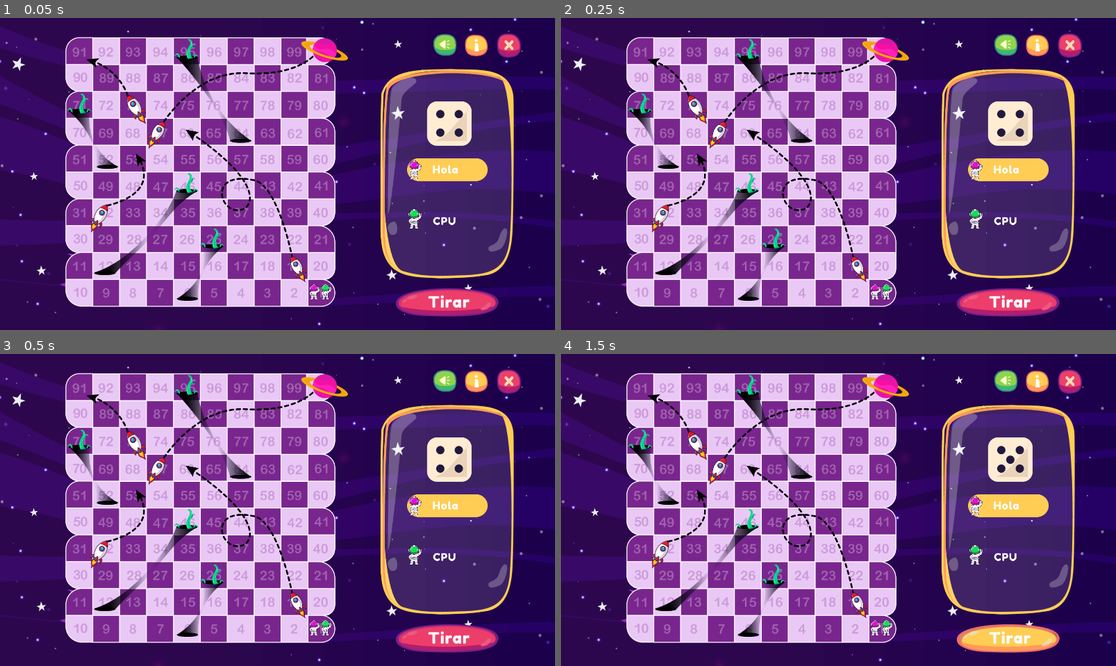
Above: before the commit, frames 1-4 (two rows, left to right).
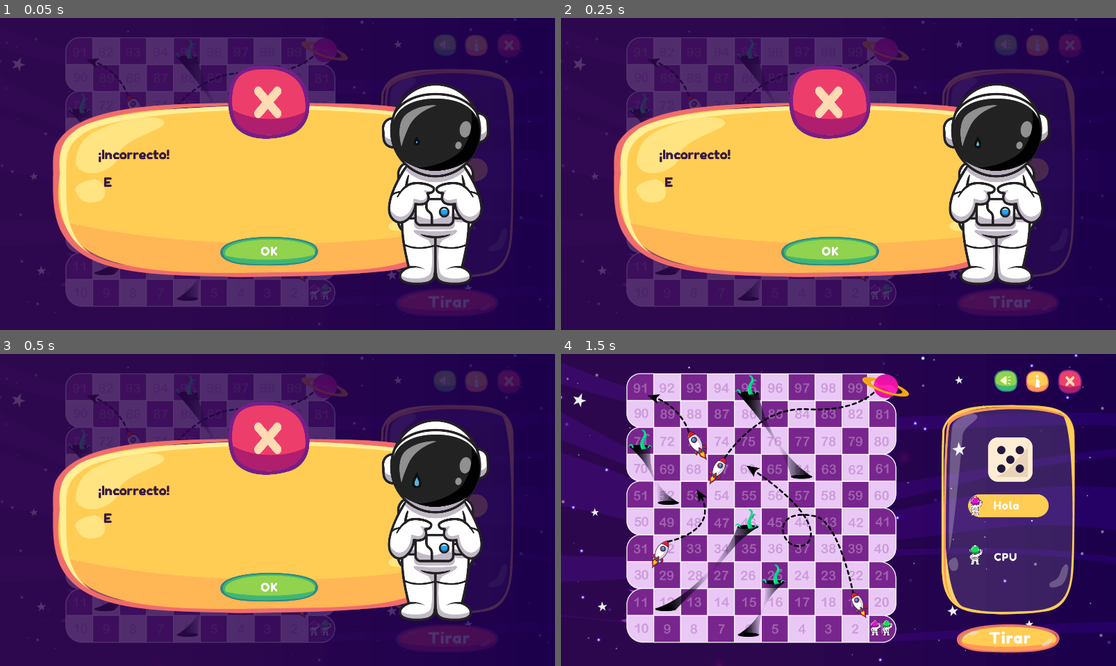
Above: after the commit, the same moments.

Repository: carrilloycardenas/Carrera-espacial
Game: Godot game, scene res://tablero/tablero.tscn
Two runs of this game, one before a commit and one after it. Both use one fixed random seed, a clock stepped at 60 frames per second and the inputs below. The project has no main scene, so this scene is started directly.
Inputs (mouse positions are in pixels of both pictures, inside the frame that each line leads up to):
- Up to frame 1 (0.05 s): no input
- Up to frame 2 (0.25 s): no input
- Up to frame 3 (0.5 s): no input
- Up to frame 4 (1.5 s): click (827, 588) at 0.52 s; click (1010, 637) at 1.25 s

The runs differ from the first frame. In frame 1, 65% of the frame differs, in the area x 0-99%, y 0-99%; in frame 2, 65%; in frame 3, 65%; in frame 4, nothing differs.

Commit message:
Auto stash before merge of "carrillo" and "origin/carrillo"

Diff:
--- a/scripts/tablero.gd
+++ b/scripts/tablero.gd
@@ -165,6 +165,8 @@
 func _on_btnsalirpopup_pressed():
 	get_tree().quit()
 
+func _on_btnokincorrecto_pressed():
+	get_node("incorrecto").visible = false
 
 func _on_btnRegRes_pressed():
 	print('holasientro')
--- a/tablero/tablero.tscn
+++ b/tablero/tablero.tscn
@@ -29,8 +29,7 @@
 [ext_resource path="res://assets/GANASTE/CARRERA ESPACIAL_Mesa de trabajo 1 copia 5.png" type="Texture" id=29]
 [ext_resource path="res://assets/GANASTE/contenedor-ganaste.png" type="Texture" id=30]
 [ext_resource path="res://sprites/astro-correcto.tscn" type="PackedScene" id=31]
-[ext_resource path="res://assets/RESPUESTA CORRECTA/Boton-ok-retroalimentacion.png" type="Texture" id=32]
-[ext_resource path="res://assets/RESPUESTA CORRECTA/Boton-ok-retroalimentacion-hover.png" type="Texture" id=33]
+[ext_resource path="res://assets/BOTONES/boton-ok-hover.png" type="Texture" id=32]
 [ext_resource path="res://assets/RESPUESTA CORRECTA/Web 1920 – 22.png" type="Texture" id=34]
 [ext_resource path="res://sprites/check-correcto.tscn" type="PackedScene" id=35]
 [ext_resource path="res://sprites/check-incorrecto.tscn" type="PackedScene" id=36]
@@ -406,7 +405,7 @@
 margin_bottom = 701.4
 rect_scale = Vector2( 0.26, 0.26 )
 texture_normal = ExtResource( 39 )
-texture_hover = ExtResource( 9 )
+texture_hover = ExtResource( 32 )
 
 [node name="rightwrong" type="Label" parent="correcto"]
 margin_left = 181.333
@@ -415,23 +414,23 @@
 margin_bottom = 265.8
 custom_colors/font_color = Color( 0.215686, 0.101961, 0.270588, 1 )
 custom_fonts/font = SubResource( 5 )
-text = "C"
+text = "¡CORRECTO!"
 
 [node name="text" type="Label" parent="correcto"]
 margin_left = 191.0
 margin_top = 288.0
-margin_right = 730.0
+margin_right = 675.0
 margin_bottom = 371.0
 custom_colors/font_color = Color( 0.215686, 0.101961, 0.270588, 1 )
 custom_fonts/font = SubResource( 6 )
-text = "E"
+text = "Enhorabuena, has acertado correctamente al pregunta."
+autowrap = true
 
 [node name="check-correcto" parent="correcto" instance=ExtResource( 35 )]
 position = Vector2( 491.2, 154.133 )
 scale = Vector2( 0.25, 0.25 )
 
 [node name="incorrecto" type="Node2D" parent="."]
-visible = false
 
 [node name="Hover-seleccionjugadores" type="Sprite" parent="incorrecto"]
 position = Vector2( 521.333, 302.933 )
@@ -443,14 +442,14 @@
 scale = Vector2( 0.700684, 0.495648 )
 texture = ExtResource( 30 )
 
-[node name="TextureButton" type="TextureButton" parent="incorrecto"]
-margin_left = 401.067
-margin_top = 397.867
-margin_right = 579.067
-margin_bottom = 450.867
-texture_normal = ExtResource( 32 )
-texture_hover = ExtResource( 33 )
-expand = true
+[node name="btn-ok-incorrecto" type="TextureButton" parent="incorrecto"]
+margin_left = 387.733
+margin_top = 389.333
+margin_right = 1223.73
+margin_bottom = 708.333
+rect_scale = Vector2( 0.26, 0.26 )
+texture_normal = ExtResource( 39 )
+texture_hover = ExtResource( 32 )
 
 [node name="rightwrong" type="Label" parent="incorrecto"]
 margin_left = 181.333
@@ -458,17 +457,18 @@
 margin_right = 221.333
 margin_bottom = 265.8
 custom_colors/font_color = Color( 0.215686, 0.101961, 0.270588, 1 )
-custom_fonts/font = SubResource( 5 )
-text = "C"
-
-[node name="text" type="Label" parent="incorrecto"]
+custom_fonts/font = ExtResource( 46 )
+text = "¡Incorrecto!"
+
+[node name="lblTxtIncorrecto" type="Label" parent="incorrecto"]
 margin_left = 191.0
 margin_top = 288.0
-margin_right = 730.0
+margin_right = 667.0
 margin_bottom = 371.0
 custom_colors/font_color = Color( 0.215686, 0.101961, 0.270588, 1 )
-custom_fonts/font = SubResource( 6 )
+custom_fonts/font = ExtResource( 46 )
 text = "E"
+autowrap = true
 
 [node name="check-incorrecto" parent="incorrecto" instance=ExtResource( 36 )]
 position = Vector2( 496, 155.2 )
@@ -484,3 +484,4 @@
 [connection signal="pressed" from="salir/btn-salir-popup" to="." method="_on_btnsalirpopup_pressed"]
 [connection signal="pressed" from="pregunta/btnRegRes" to="." method="_on_btnRegRes_pressed"]
 [connection signal="pressed" from="correcto/btn-ok-correcto" to="." method="_on_btnokcorrecto_pressed"]
+[connection signal="pressed" from="incorrecto/btn-ok-incorrecto" to="." method="_on_btnokincorrecto_pressed"]
